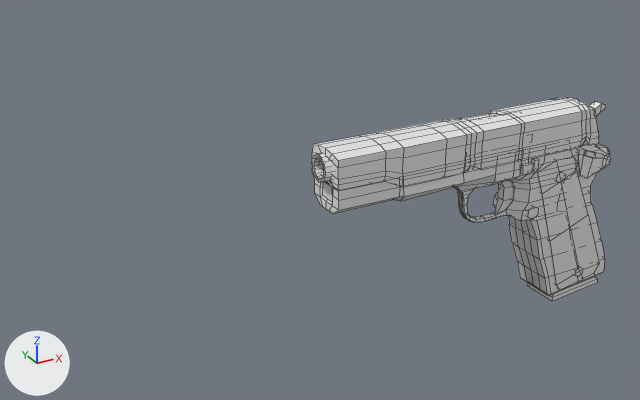
One commit to the FBX model Assets/Models/Guns/Colt M1911/m1911.fbx: the scene before it, then after it.
Before and after are seen from a 50 mm lens placed at (-0.616, -0.604, 0.43), pointed at (-0.264, 0.035, 0.11). The lights are fixed; the arrows at lower left show +X, +Y and +Z. Mesh edges are drawn as thin lines. Where no turn or scale is listed for an object, it has been applied to the vertices.

Objects in the first picture: '1911'.
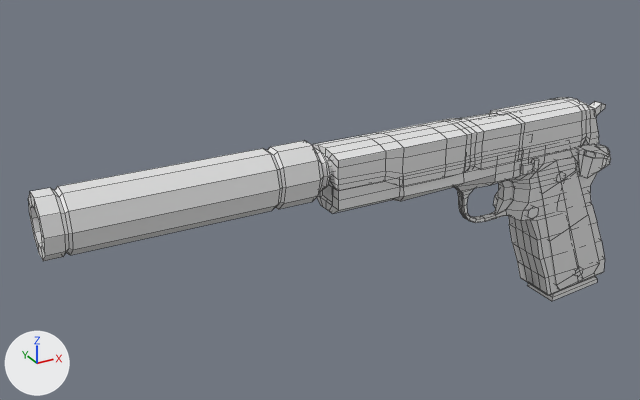
Where the newer file only moved an object's origin or applied its transform, the numbers keep the older frame.

The change, as a list of edits to the scene's bpy script:
```text
Change me_cylinder_003:
    used by ob_1911; location = (-0.1155, 0.0, 0.0744)
    remove me_cylinder_003.from_pydata(...)  # 995 vertices, 958 faces; spans x -0.169..0.167, y -0.025..0.023, z -0.11..0.1
    add me_cylinder_003.from_pydata(...)  # 1125 vertices, 1080 faces; spans x -0.401..0.167, y -0.025..0.023, z -0.11..0.107
    me_cylinder_003 part 1: a new loose piece of 130 vertices spanning x -0.401..-0.168, y -0.023..0.023, z 0.056..0.107, in mat_mat_pistol_grip (white #e7e7e7)
```

Location of each change, (x1, y1, x2, y2) in pixels of the pictures (640 x 400 px):
'1911', reshaped (95% wider)
    before: (312, 97, 611, 301)
    after: (28, 97, 611, 301)
part 1 of me_cylinder_003, added
    after: (28, 141, 330, 261)
